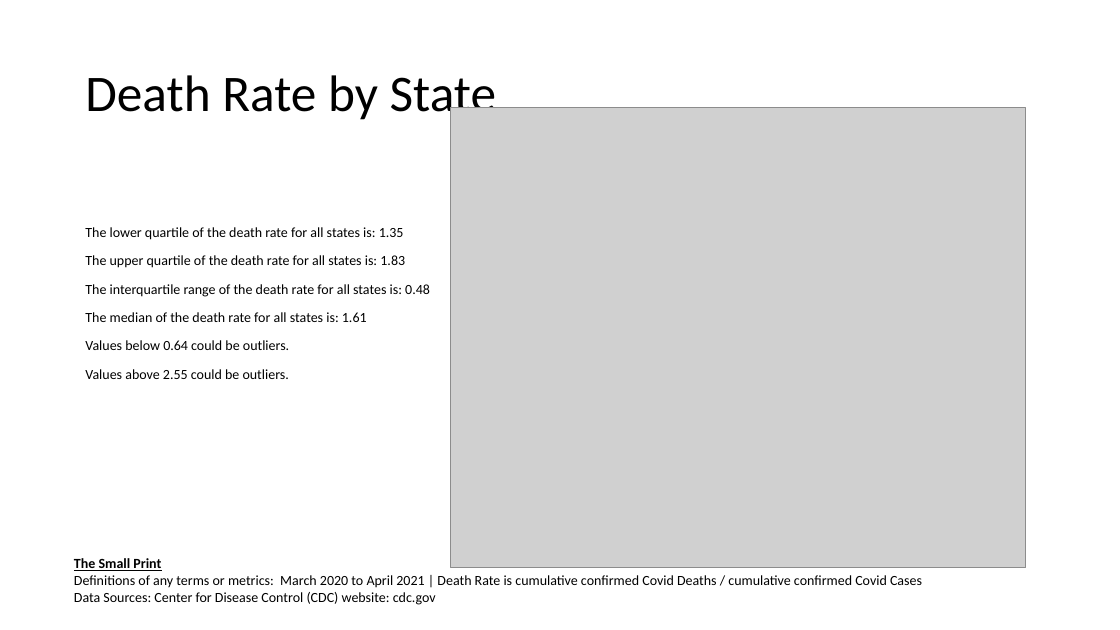
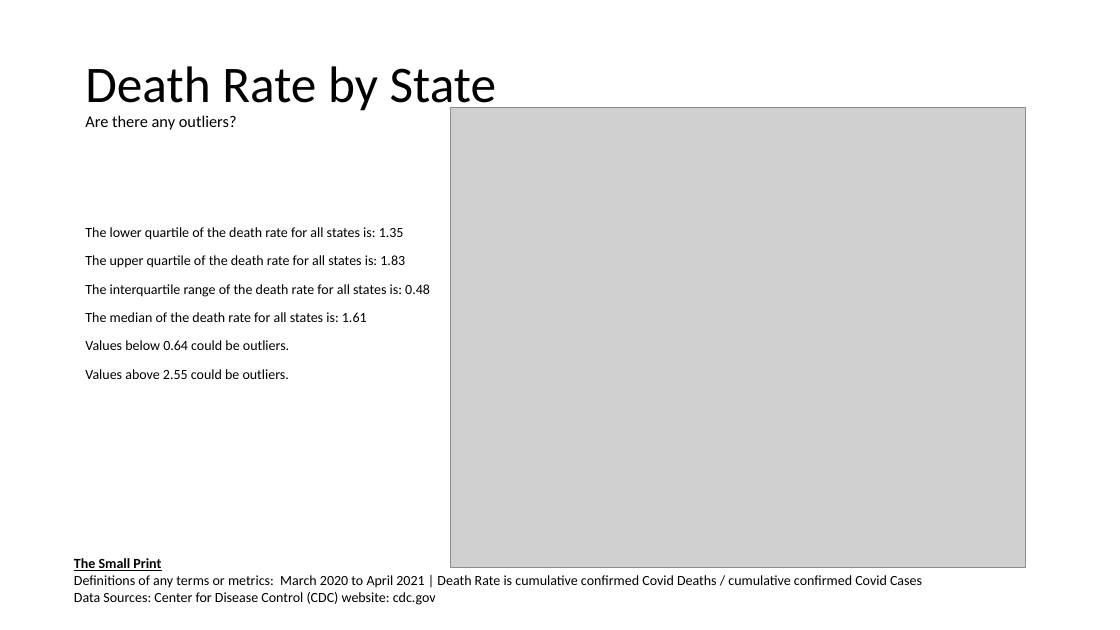
Before and after one commit to jenniecinelli/project_one, a slide deck: slide 4 of Folder0/Presentation.pptx. Drawn at 1120x630 pixels with LibreOffice and Linux fonts; fonts in the diff are those of the drawing; grey boxes stand for pictures. Boxes give left, top, right and bottom in pixels: in the first picture for what was removed or moved away, otherwise in the second. Text is boxed around its words. In the diff, an @@ line names an element or a change of style, - is before the commit and + after.

```diff
--- a/Folder0/Presentation.pptx
+++ b/Folder0/Presentation.pptx
@@ title at box(85, 66, 496, 130): text changed; size 44 to 14 pt @@
-Death Rate by State
+Death Rate by State
+Are there any outliers?
```
Also in this commit, not shown: 4 other slides changed, 1 slide added, 8 other files.
